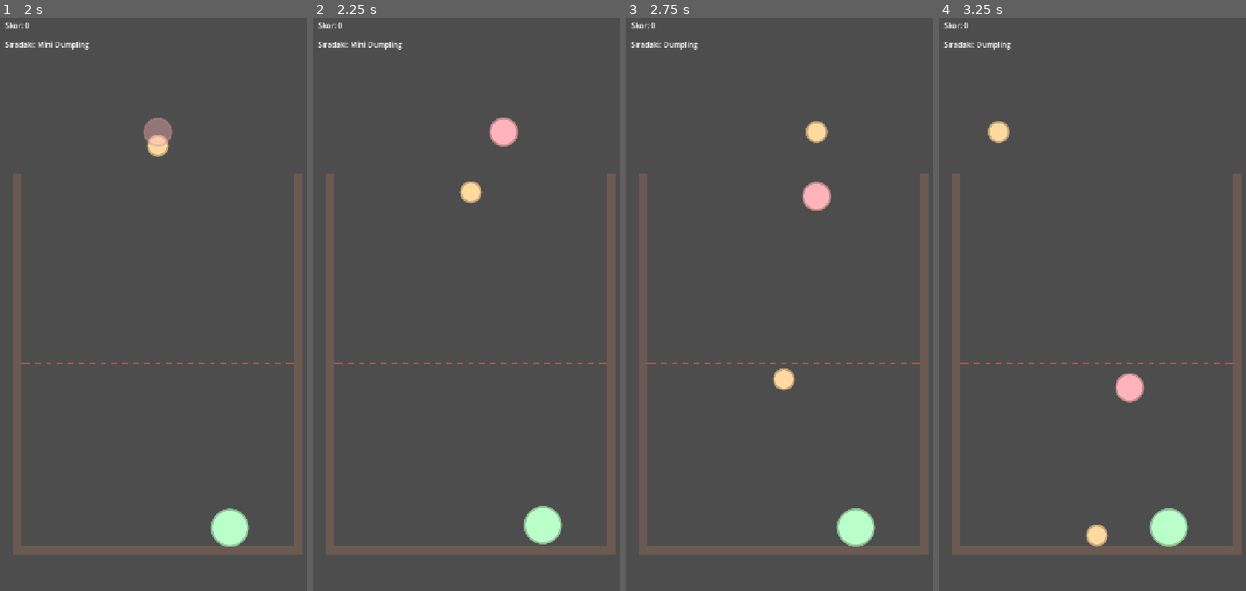
Above: before the commit, frames 1-4 (left to right).
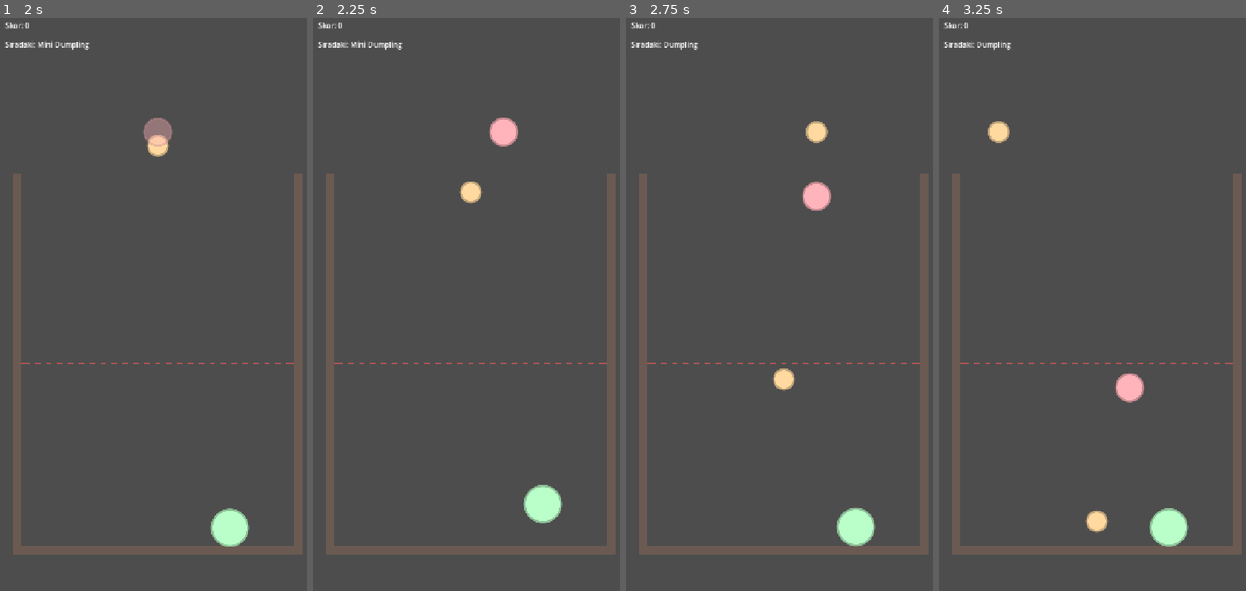
Above: after the commit, the same moments.

Repository: oguzhanbilgi/Squishy-Merge
Game: Godot game, scene res://scenes/main.tscn
Two runs of this game, one before a commit and one after it. Both use one fixed random seed, a clock stepped at 60 frames per second and the inputs below.
Inputs (mouse positions are in pixels of both pictures, inside the frame that each line leads up to):
- Up to frame 1 (2 s): tap Enter at 0.5 s; move the mouse to (230, 270) at 0.52 s; click (230, 270) at 0.67 s; drag from (92, 327) to (156, 361) at 1.27 s
- Up to frame 2 (2.25 s): move the mouse to (503, 172) at 2.02 s; click (503, 172) at 2.17 s
- Up to frame 3 (2.75 s): no input
- Up to frame 4 (3.25 s): drag from (1080, 419) to (997, 212) at 2.77 s

Frame 1 is identical in both runs. In frame 2, 1.0% of the frame differs, in the area x 68-82%, y 81-92%; in frame 3, less than 0.1%; in frame 4, 0.4%.

Commit message:
[M1] Sekme fiziği ve daha güçlü squash genliği
- Squash genliği 0.05-0.20 -> 0.08-0.25 (debounce ve süre aynı)
- Duvar/tabana da PhysicsMaterial verildi; daha önce materyali yoktu, bu
  yüzden sadece dumpling-dumpling çarpışmaları sekiyordu
- Sekme 0.13 (dumpling ve duvar); Godot iki materyali birleştirdiği için
  efektif ~0.24. Ölçümle seçildi: 0.13 -> 47 px sekme / yığın 2.8 sn'de
  duruluyor, 0.18 -> 91 px / 6.2 sn, 0.30 -> 250 px / 10 sn'de durmuyor
- Squash tetiklemesi cisim türüne bakmıyor (duvar, taban, dumpling aynı yol)

Co-Authored-By: Claude Opus 5 <noreply@anthropic.com>

Diff:
--- a/scripts/game/dumpling.gd
+++ b/scripts/game/dumpling.gd
@@ -2,8 +2,10 @@
 extends RigidBody2D
 ## Tek bir dumpling parçası. Aynı tier'daki iki dumpling çarpışınca
 ## merge_requested yayınlanır; birleştirmeyi GameBoard yürütür.
-## Her çarpmada hıza orantılı hafif bir squash-stretch oynar — "yapışma"
-## hissini kıran asıl şey bu (merge anındaki squash tek başına yetmiyor).
+## Her çarpmada hıza orantılı bir squash-stretch oynar — "yapışma" hissini
+## kıran asıl şey bu (merge anındaki squash tek başına yetmiyor).
+## Squash cisim türüne bakmaz: duvar, taban ve diğer dumpling'ler aynı
+## mantıktan geçer.
 
 signal merge_requested(a: Dumpling, b: Dumpling, point: Vector2)
 
@@ -12,8 +14,8 @@
 const IMPACT_SPEED_MIN: float = 60.0
 ## Bu hızda squash genliği tavana vurur.
 const IMPACT_SPEED_MAX: float = 900.0
-const IMPACT_SQUASH_MIN: float = 0.05
-const IMPACT_SQUASH_MAX: float = 0.2
+const IMPACT_SQUASH_MIN: float = 0.08
+const IMPACT_SQUASH_MAX: float = 0.25
 const IMPACT_SQUASH_DURATION: float = 0.12
 ## Aynı parça bu süre içinde ikinci kez squash tetikleyemez.
 const IMPACT_DEBOUNCE: float = 0.13
@@ -45,8 +47,11 @@
 
 	var material := PhysicsMaterial.new()
 	material.friction = 0.55
-	# "Dead stop" yerine hafif bir yerleşme kıpırtısı — kauçuk top değil.
-	material.bounce = 0.12
+	# Owner kararı: parçalar top gibi hafifçe seksin (birbirine ve duvara).
+	# Duvarda da aynı değer var; Godot ikisini birleştirdiği için efektif
+	# sekme ~0.24 oluyor. Ölçüm: 0.13 -> ~47 px sekme, yığın ~2.8 sn'de
+	# duruluyor. 0.18+ denendi, yığın 6 sn oynamaya devam ediyor.
+	material.bounce = 0.13
 	physics_material_override = material
 
 	# Düşük damping: yüksek değer "yüzüyor" hissi veriyor.
--- a/scripts/game/game_board.gd
+++ b/scripts/game/game_board.gd
@@ -11,6 +11,10 @@
 ## Taşma çizgisine bu süre boyunca temas edilirse round biter (GAME_DESIGN.md §1).
 const OVERFLOW_GRACE: float = 1.5
 const DROP_COOLDOWN: float = 0.4
+## Duvar/taban da sekmeli olmalı, yoksa yalnızca dumpling-dumpling
+## çarpışmaları zıpluyor ve kap ölü hissettiriyor.
+const WALL_BOUNCE: float = 0.13
+const WALL_FRICTION: float = 0.5
 
 ## Kap geometrisi. M2'de level verisinden gelecek; şimdilik sabit.
 ## Oynanabilir yükseklik (taban - taşma çizgisi) = 400 px: ~11-12 adet tier 5
@@ -72,6 +76,11 @@
 	for child in _walls.get_children():
 		child.queue_free()
 
+	var wall_material := PhysicsMaterial.new()
+	wall_material.friction = WALL_FRICTION
+	wall_material.bounce = WALL_BOUNCE
+	_walls.physics_material_override = wall_material
+
 	var height: float = floor_y - container_top_y
 	_add_wall(Vector2(_left_x() - WALL_THICKNESS * 0.5, container_top_y + height * 0.5),
 		Vector2(WALL_THICKNESS, height))
Not shown, changed: DEVLOG.md
